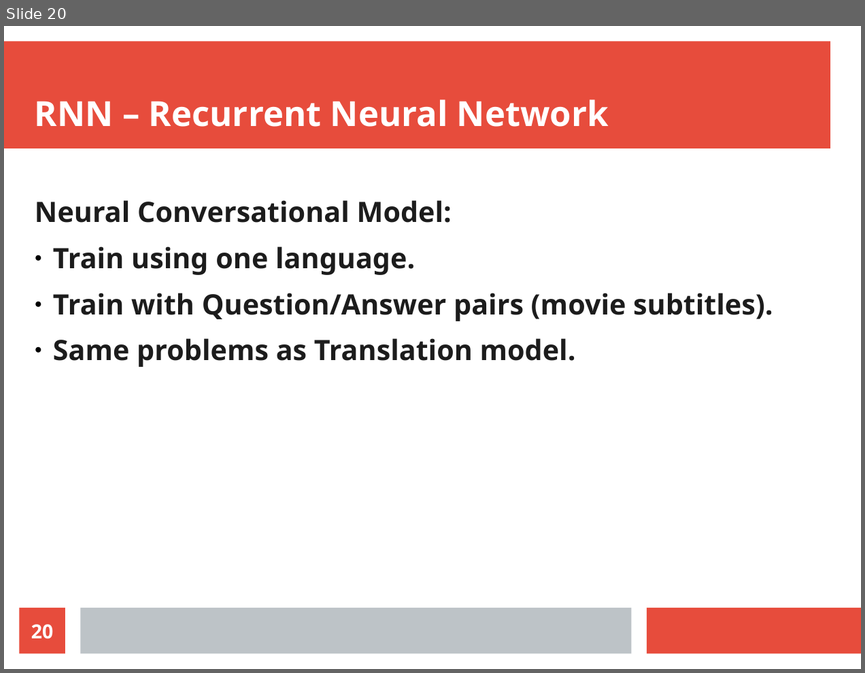
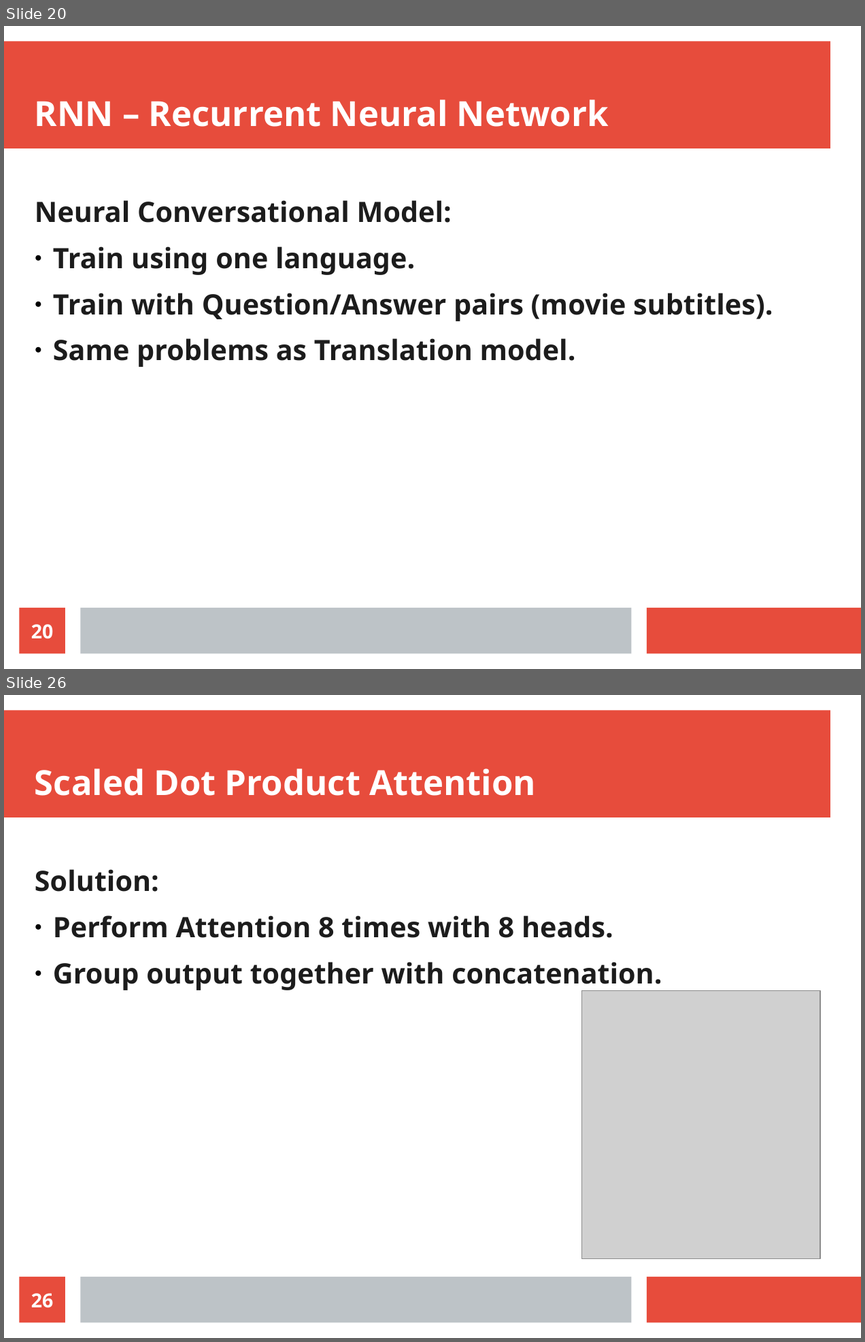
Before and after one commit to radiodee1/liebman_spring20, a slide deck: pdf/thesis_presentation.odp. Shown one above the other, each under a label of ours: slide 20 before the commit, slides 20 and 26 after it; the slides between them are not shown. The pictures are 865x673 and 865x1342 pixels, drawn with LibreOffice and Linux fonts; fonts in the diff are those of the drawing; grey boxes stand for pictures. Boxes give left, top, right and bottom in pixels: in the first picture for what was removed or moved away, otherwise in the second. Text is boxed around its words. In the diff, an @@ line names an element or a change of style, - is before the commit and + after.

```diff
--- a/pdf/thesis_presentation.odp
+++ b/pdf/thesis_presentation.odp
@@ slide 26 added at [4,695,861,1338], background #FFFFFF; not listed: 3 template elements that a slide beside it also shows @@
@@ title added at [35,768,536,796], 32 pt, text #FFFFFF, bold @@
+Scaled Dot Product Attention
@@ text added at [35,869,662,991], 26 pt, text #1C1C1C, bold @@
+Solution:
+● Perform Attention 8 times with 8 heads.
+● Group output together with concatenation.
@@ picture added at [583,990,821,1259] @@
@@ page number added at [20,1276,65,1323], fill #E74C3C, 18 pt, text #FFFFFF, bold @@
+26
```
Also in this commit, not shown: 7 other slides added, 1 other file.
